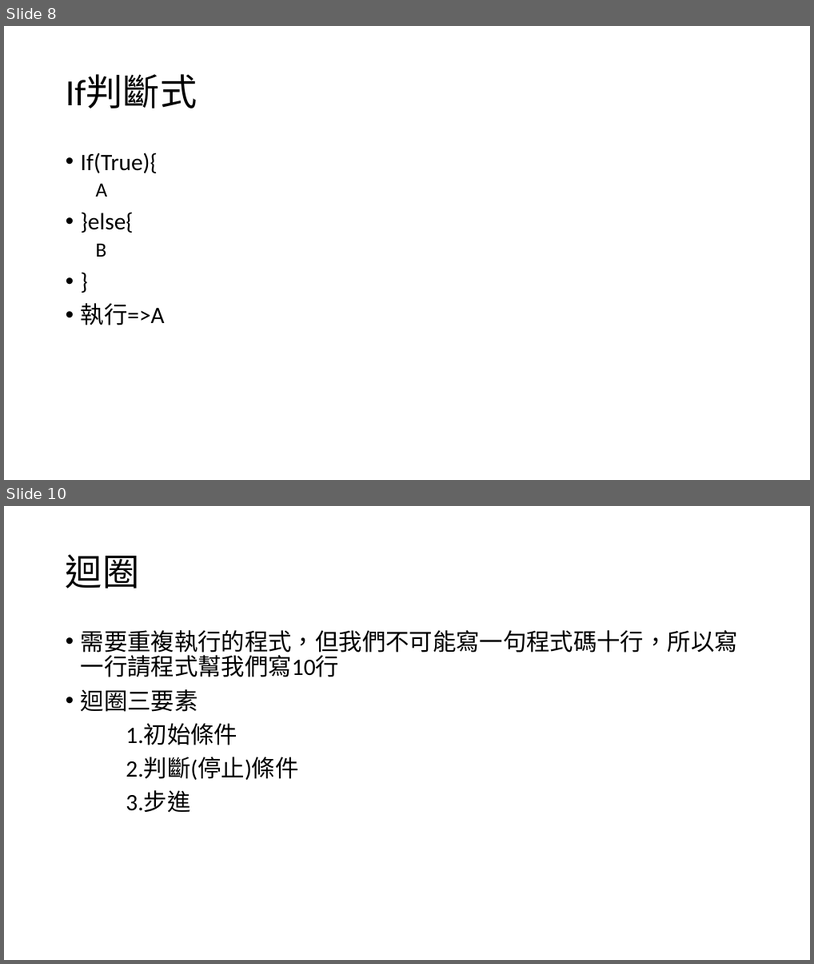
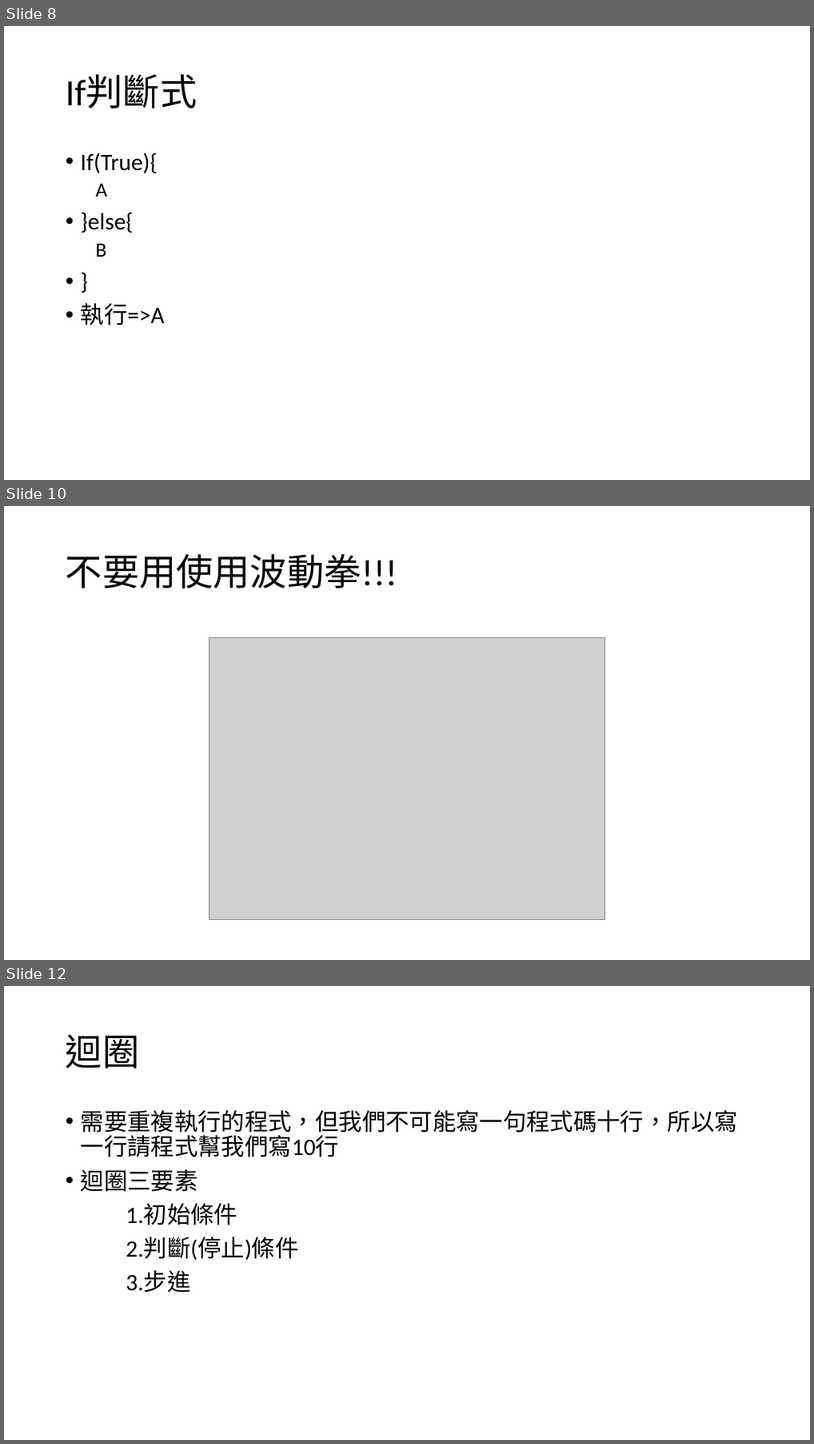
Before and after one commit to choco2001/ppt, a slide deck: php.pptx. Shown one above the other, each under a label of ours: slides 8 and 10 before the commit, slides 8, 10 and 12 after it; the slides between them are not shown. The pictures are 814x964 and 814x1444 pixels, drawn with LibreOffice and Linux fonts; fonts in the diff are those of the drawing; grey boxes stand for pictures. Boxes give left, top, right and bottom in pixels: in the first picture for what was removed or moved away, otherwise in the second. Text is boxed around its words. In the diff, an @@ line names an element or a change of style, - is before the commit and + after.

```diff
--- a/php.pptx
+++ b/php.pptx
@@ slide 10 added at <box>4,506,810,960</box>, background #FFFFFF @@
@@ title added at <box>66,554,398,588</box>, 44 pt, text #000000 @@
+不要用使用波動拳!!!
@@ picture added at <box>209,638,606,919</box> @@
@@ what was slide 10 is now slide 12 @@
```
Also in this commit, not shown: 3 slides changed, 1 other slide added.
